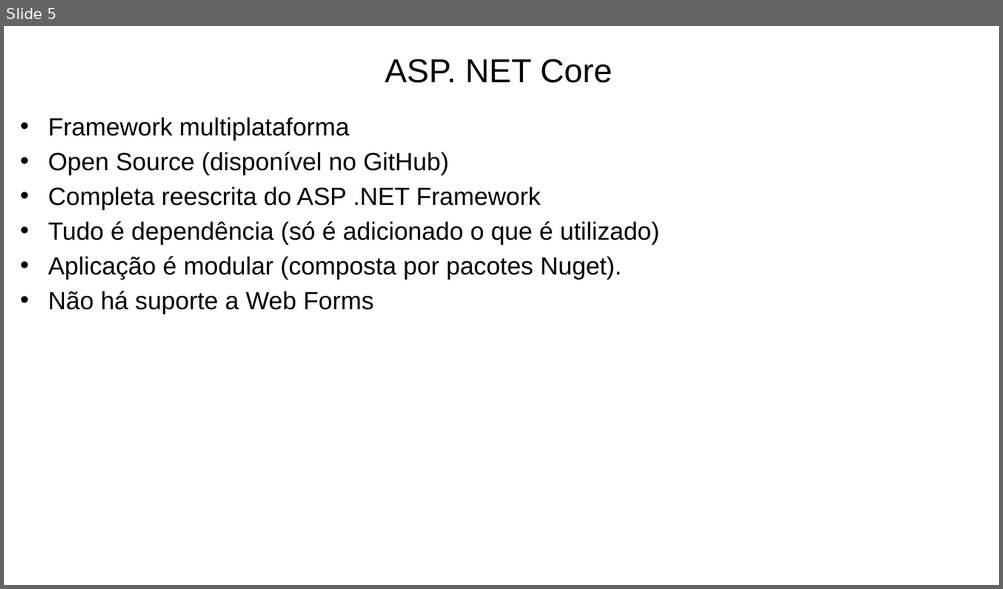
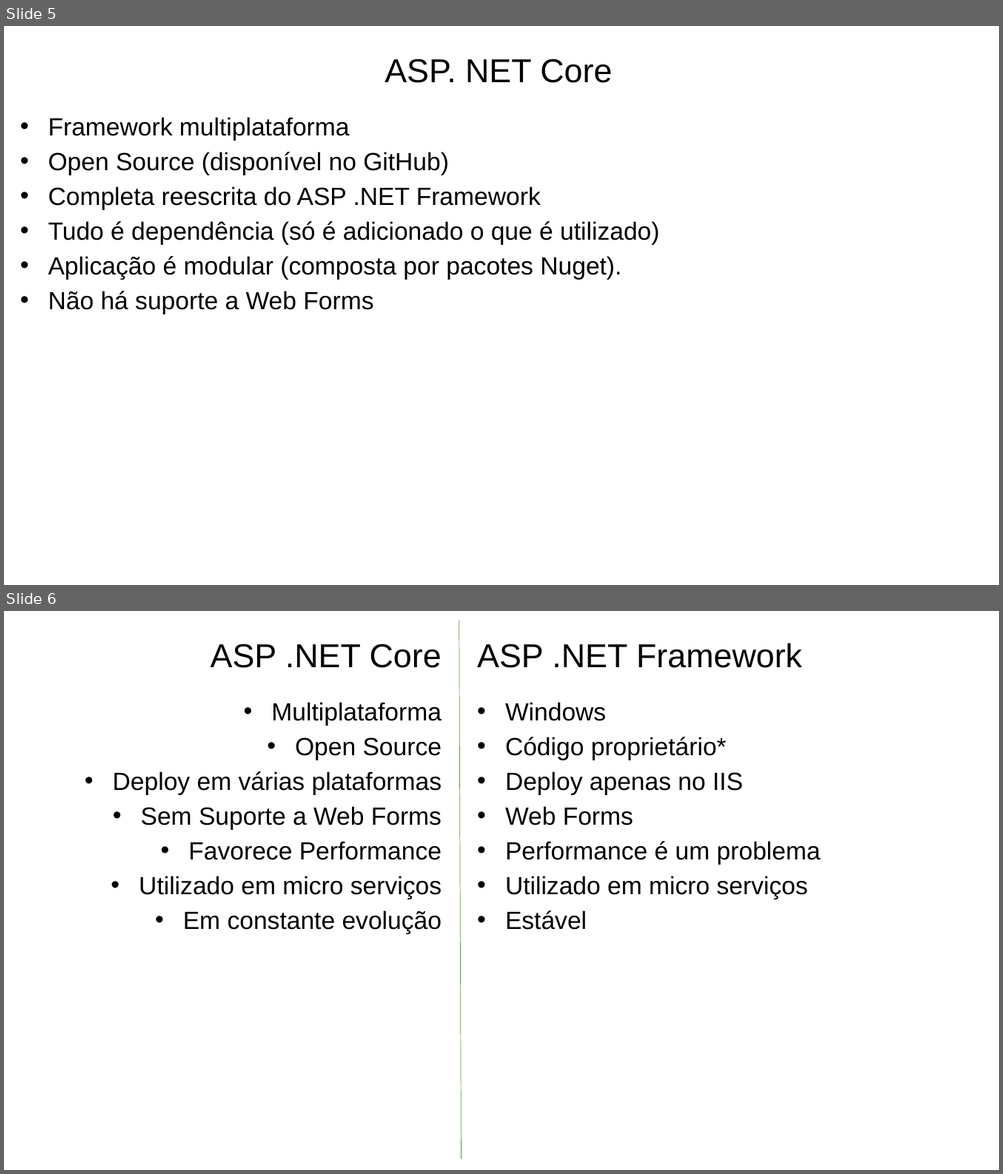
Before and after one commit to prodest/workshop-aspnet-core-mvc, a slide deck: workshop-aspnet-core-mvc.pptx. Shown one above the other, each under a label of ours: slide 5 before the commit, slides 5 and 6 after it. The pictures are 1003x589 and 1003x1174 pixels, drawn with LibreOffice and Linux fonts; fonts in the diff are those of the drawing; background and template pictures are left out. Boxes give left, top, right and bottom in pixels: in the first picture for what was removed or moved away, otherwise in the second. Text is boxed around its words. In the diff, an @@ line names an element or a change of style, - is before the commit and + after.

```diff
--- a/workshop-aspnet-core-mvc.pptx
+++ b/workshop-aspnet-core-mvc.pptx
@@ slide 6 added at [4,611,999,1170], background #FFFFFF @@
@@ line added from (459, 620) to (461, 1159), #549E39 0.5 pt @@
@@ text added at [210,644,441,668], 32 pt, text #000000 @@
+ASP .NET Core
@@ text added at [477,643,802,668], 32 pt, text #000000 @@
+ASP .NET Framework
@@ text added at [113,702,442,934], 24 pt, text #000000 @@
+• Multiplataforma
+• Open Source
+• Deploy em várias plataformas
+• Sem Suporte a Web Forms
+• Favorece Performance
+• Utilizado em micro serviços
+• Em constante evolução
@@ text added at [505,702,820,930], 24 pt, text #000000 @@
+• Windows
+• Código proprietário*
+• Deploy apenas no IIS
+• Web Forms
+• Performance é um problema
+• Utilizado em micro serviços
+• Estável
```
Also in this commit, not shown: 2 slides changed, 8 other slides added, 2 slides removed.
